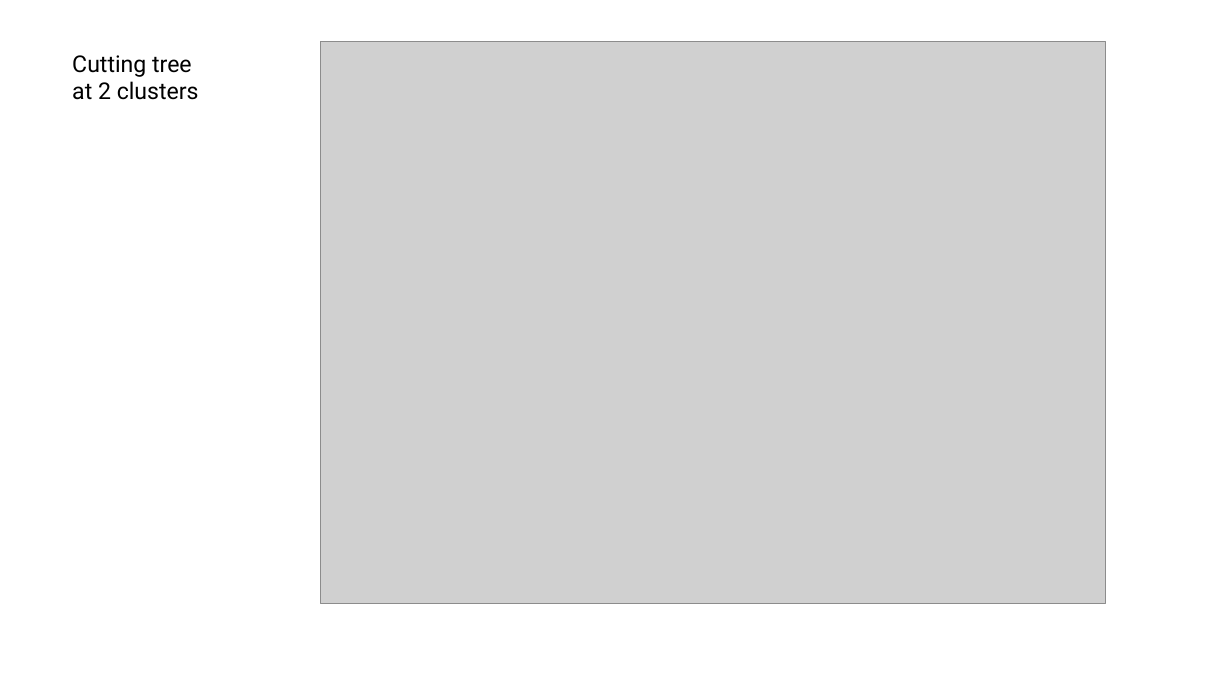
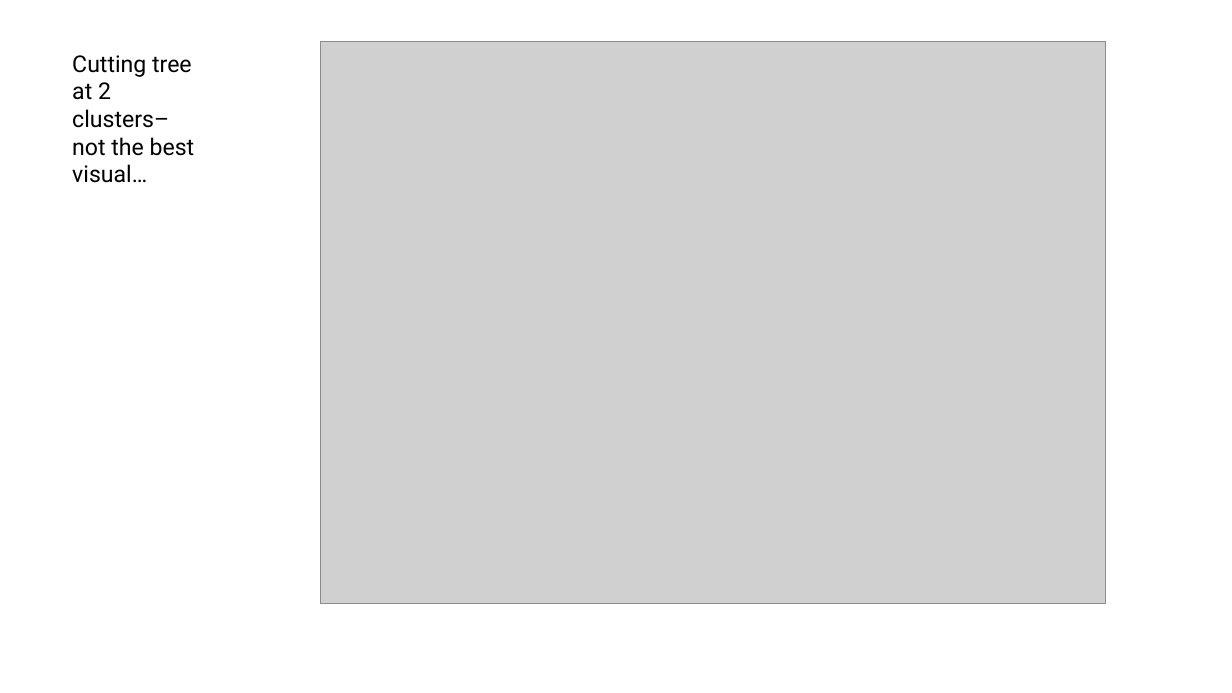
Before and after one commit to cbrodriguez01/ecbayesbinmix, a slide deck: slide 6 of otherclustering.pptx. Drawn at 1232x693 pixels with LibreOffice and Linux fonts; fonts in the diff are those of the drawing; grey boxes stand for pictures. Boxes give left, top, right and bottom in pixels: in the first picture for what was removed or moved away, otherwise in the second. Text is boxed around its words. In the diff, an @@ line names an element or a change of style, - is before the commit and + after.

```diff
--- a/otherclustering.pptx
+++ b/otherclustering.pptx
@@ text at (x1=72, y1=55, x2=195, y2=183): text changed @@
-Cutting tree at 2 clusters
+Cutting tree at 2 clusters– not the best visual…
```
Also in this commit, not shown: 1 other slide changed, 1 slide added, 1 slide removed, 9 other files.
